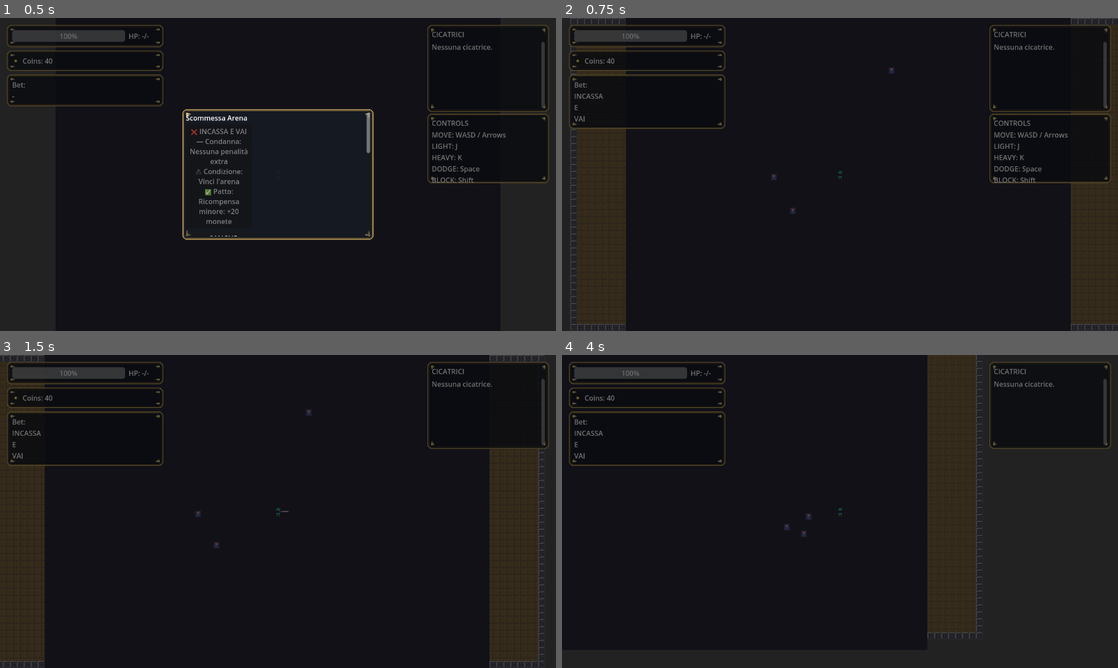
Above: before the commit, frames 1-4 (two rows, left to right).
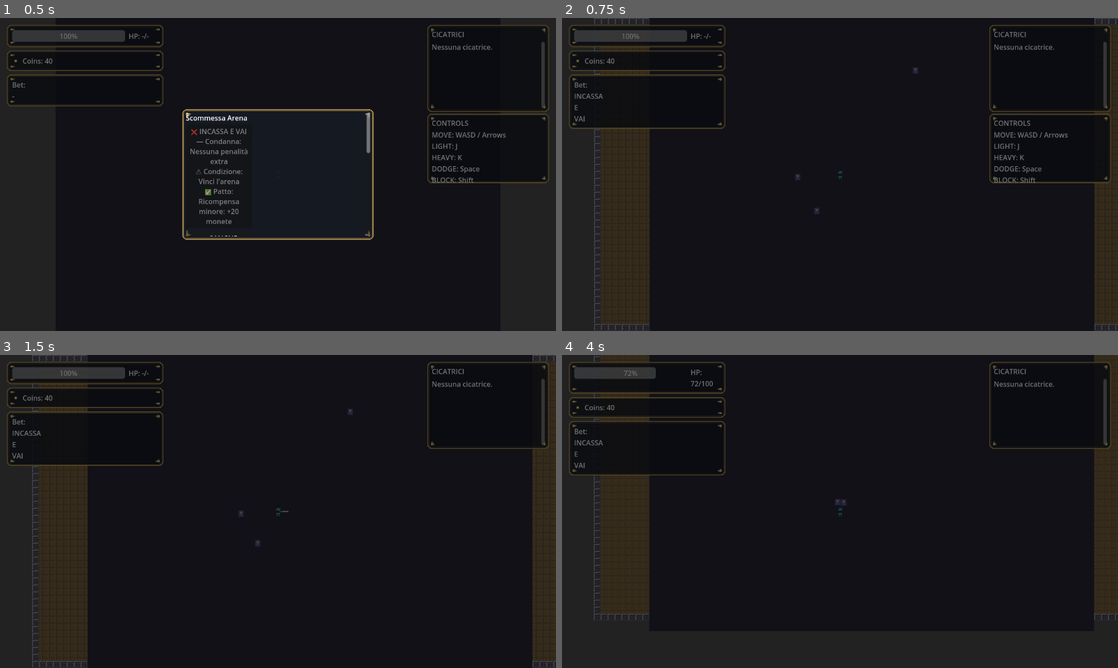
Above: after the commit, the same moments.

Repository: Faratas410/Gallicus-2.0
Game: Godot game, scene res://scenes/Main.tscn
The game is run twice, just before and just after one commit, with the same random seed, the same clock (stepped at 60 frames per second) and the same inputs.
Inputs (mouse positions are in pixels of both pictures, inside the frame that each line leads up to):
- Up to frame 1 (0.5 s): no input
- Up to frame 2 (0.75 s): click "❌ INCASSA E VAI — Condanna: N…" at 0.5 s
- Up to frame 3 (1.5 s): tap Enter at 1.25 s; move the mouse to (400, 495) at 1.27 s; hold D (move_right) from 1.28 s (still down); tap K (attack_heavy) at 1.35 s; click (400, 495) at 1.42 s
- Up to frame 4 (4 s): move the mouse to (728, 527) at 2.02 s; release D (move_right) at 2.03 s; hold S (move_down) 2.03-2.78 s; tap J (attack_light) at 2.1 s; move the mouse to (895, 442) at 2.77 s; hold D (move_right) 2.78-3.53 s; hold L (block) 2.78-3.53 s; move the mouse to (812, 574) at 3.52 s; hold W (move_up) from 3.53 s (still down); tap Space (dodge) at 3.6 s; click (812, 574) at 3.67 s

Frame 1 is identical in both runs. In frame 2, 5.3% of the frame differs, in the area x 1-100%, y 0-100%; in frame 3, 11%; in frame 4, 15%, in the area x 1-100%, y 0-91%.
Error before the commit: Invalid call. Nonexistent function 'set_collision_polygon' in base 'TileData'. (res://scripts/arena_tilemap.gd:58)

Commit message:
Fix arena wall collisions and warnings

Diff:
--- a/scenes/arenas/Arena_01_TrainingYard.tscn
+++ b/scenes/arenas/Arena_01_TrainingYard.tscn
@@ -30,8 +30,8 @@
 layout_id = 1
 
 [node name="Bounds" type="StaticBody2D" parent="."]
-collision_layer = 0
-collision_mask = 0
+collision_layer = 2
+collision_mask = 1
 [node name="Col_00" type="CollisionShape2D" parent="Bounds"]
 shape = SubResource("RectangleShape2D_1")
 position = Vector2(640.00, 16.00)
--- a/scenes/arenas/Arena_02_OwlSanctum.tscn
+++ b/scenes/arenas/Arena_02_OwlSanctum.tscn
@@ -30,8 +30,8 @@
 layout_id = 2
 
 [node name="Bounds" type="StaticBody2D" parent="."]
-collision_layer = 0
-collision_mask = 0
+collision_layer = 2
+collision_mask = 1
 [node name="Col_00" type="CollisionShape2D" parent="Bounds"]
 shape = SubResource("RectangleShape2D_1")
 position = Vector2(640.00, 16.00)
--- a/scenes/arenas/Arena_03_SandPit.tscn
+++ b/scenes/arenas/Arena_03_SandPit.tscn
@@ -30,8 +30,8 @@
 layout_id = 3
 
 [node name="Bounds" type="StaticBody2D" parent="."]
-collision_layer = 0
-collision_mask = 0
+collision_layer = 2
+collision_mask = 1
 [node name="Col_00" type="CollisionShape2D" parent="Bounds"]
 shape = SubResource("RectangleShape2D_1")
 position = Vector2(640.00, 16.00)
--- a/scenes/arenas/Arena_04_IronCorridor.tscn
+++ b/scenes/arenas/Arena_04_IronCorridor.tscn
@@ -30,8 +30,8 @@
 layout_id = 4
 
 [node name="Bounds" type="StaticBody2D" parent="."]
-collision_layer = 0
-collision_mask = 0
+collision_layer = 2
+collision_mask = 1
 [node name="Col_00" type="CollisionShape2D" parent="Bounds"]
 shape = SubResource("RectangleShape2D_1")
 position = Vector2(640.00, 16.00)
--- a/scripts/arena_tilemap.gd
+++ b/scripts/arena_tilemap.gd
@@ -40,22 +40,8 @@
 
 	var wall_source: TileSetAtlasSource = _make_source(wall_texture)
 	_wall_source_id = new_tile_set.add_source(wall_source)
-	_apply_wall_collision(wall_source)
 
 	tile_set = new_tile_set
-
-func _apply_wall_collision(source: TileSetAtlasSource) -> void:
-	var tile_data: TileData = source.get_tile_data(ATLAS_COORDS, 0)
-	if tile_data == null:
-		return
-	tile_data.set_collision_polygons_count(0, 1)
-	var points: PackedVector2Array = PackedVector2Array([
-		Vector2(0.0, 0.0),
-		Vector2(TILE_SIZE, 0.0),
-		Vector2(TILE_SIZE, TILE_SIZE),
-		Vector2(0.0, TILE_SIZE)
-	])
-	tile_data.set_collision_polygon(0, 0, points)
 
 func _make_source(texture: Texture2D) -> TileSetAtlasSource:
 	var source: TileSetAtlasSource = TileSetAtlasSource.new()
--- a/scripts/ui/ui_root.gd
+++ b/scripts/ui/ui_root.gd
@@ -631,11 +631,11 @@
 	var lines: Array[String] = []
 	for scar_value: Dictionary in scars:
 		var scar: Dictionary = scar_value as Dictionary
-		var name: String = str(scar.get("name", "Cicatrice"))
+		var scar_name: String = str(scar.get("name", "Cicatrice"))
 		var story: String = str(scar.get("story", ""))
 		var origin: String = str(scar.get("origin", ""))
 		var effect: String = str(scar.get("effect", ""))
-		lines.append("• %s" % name)
+		lines.append("• %s" % scar_name)
 		if story != "":
 			lines.append("  %s" % story)
 		if origin != "":
@@ -664,10 +664,10 @@
 	lines.append("Cicatrici rilevanti:")
 	for scar_value: Dictionary in _last_finale_scars:
 		var scar: Dictionary = scar_value as Dictionary
-		var name: String = "Cicatrice"
+		var scar_name: String = "Cicatrice"
 		if scar.has("name"):
-			name = str(scar["name"])
-		lines.append("• %s" % name)
+			scar_name = str(scar["name"])
+		lines.append("• %s" % scar_name)
 	game_over_scars.text = "\n".join(lines)
 	game_over_scars.visible = true
 
